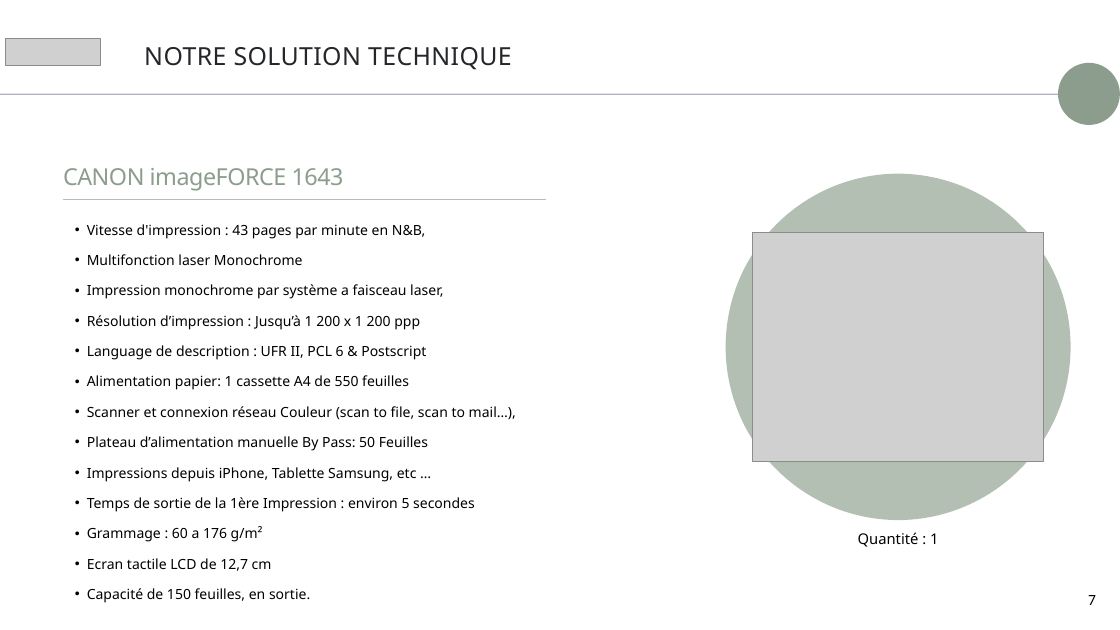
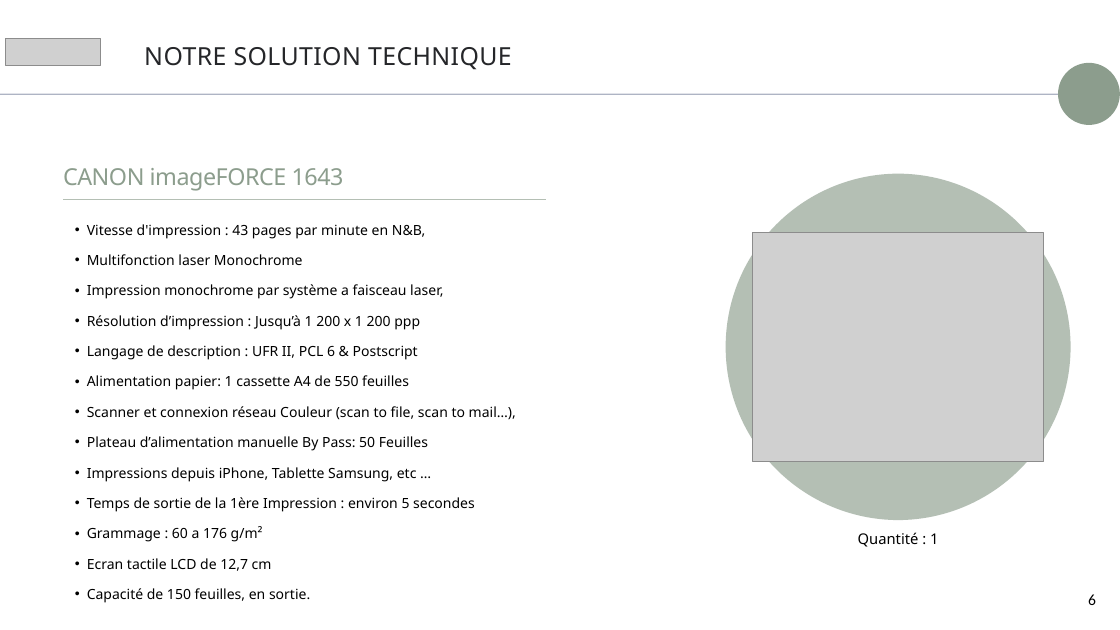
Before and after one commit to Mikael2655/levad-simulateur, a slide deck: slide 6 of assets/template.pptx (slide 7 before the commit). Drawn at 1120x630 pixels with LibreOffice and Linux fonts; fonts in the diff are those of the drawing; grey boxes stand for pictures; background and template pictures are left out. Boxes give left, top, right and bottom in pixels: in the first picture for what was removed or moved away, otherwise in the second. Text is boxed around its words. In the diff, an @@ line names an element or a change of style, - is before the commit and + after.

```diff
--- a/assets/template.pptx
+++ b/assets/template.pptx
@@ text at [87,345,418,360]: text changed @@
-  • Language de description : UFR II, PCL 6 & Postscript
+  • Langage de description : UFR II, PCL 6 & Postscript
@@ page number at [1088,594,1096,605]: text changed @@
-7
+6
```
Also in this commit, not shown: 10 other slides changed, 1 slide removed, 7 other files.
